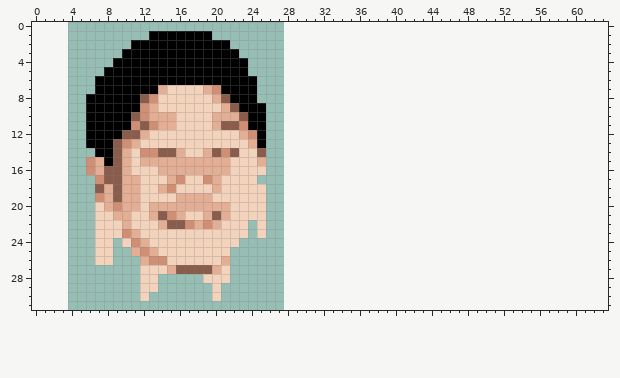
File history of a pixel-art sprite, img/naan.png. Above, as it was before the edit.
The file is 24x32 pixels. The old version is drawn lined up with the new one, on the new canvas.
New version:
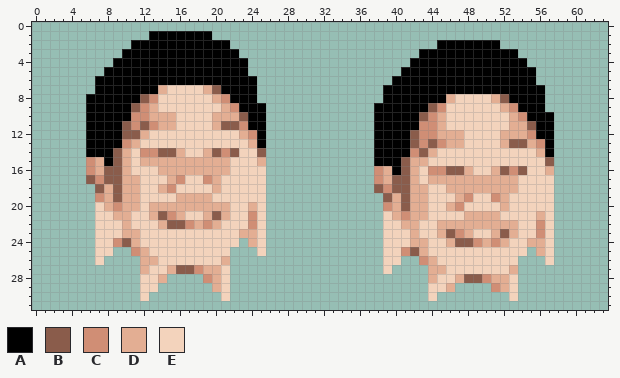
Palette (. is transparent): A #000000  B #8a5c4b  C #d08e75  D #e3ae93  E #f3d3bc
Edits made:
canvas 24x32 -> 64x32, the old top-left corner now at 4,0
Changed rows in their new state; - is an unchanged pixel.
first column x 6:
 2 ---------------------------------------AAAAAAA------
 3 -------------------------------------AAAAAAAAAAA----
 4 ------------------------------------AAAAAAAAAAAAA---
 5 -----------------------------------AAAAAAAAAAAAAAA--
 6 ----------------------------------AAAAAAAAAAAAAAAA--
 7 --------------B------------------AAAAAAAAAAAAAAAAAA-
 8 ---------------C-----------------AAAAAAADEEEEDBAAAA-
 9 -----B----------C---------------AAAAAABCEEEEEEDCAAA-
10 -----C--------------------------AAAAABCDEEEEEEEDCAAA
11 ----B---------------------------AAAAACCDEEEEEEEDDBAA
12 --------------------------------AAAABCCDDDEEEEDDDCAA
13 ---A----------------------------AAAABCBCDDEEEEDBBDCA
14 A-------------------------------AAAACBDEEEEEEEEEEEDA
15 --------------------------------AAABDDEEEEEEEEEEEEEB
16 --------------------------------CDABDECCBBDEEDBCBEED
17 B------------------E------------CDBBDEDDDDDDDDDDEEEE
18 --------------------------------BCBBDDEEDDDDDDDDEEEE
19 ---------------------------------BDBDDEEEDCEECDEEEEE
20 ------------------D--------------CDBDDEEDCEEEEDEEEEE
21 ------------------C--------------EDCDDEEEEDDDDEEEEDE
22 ------------------C--------------EEDDEEDDDDDDDDDEECE
23 ----D------------DD--------------EEEDEEDBCDEEDBDEECE
24 ---CBDE-----------DE-------------EEEDDEEDBBCDCDEEDDE
25 -----CDE-----------E-------------EECBDEEEEEEEEEEE-DE
26 --.----DE------------------------EE--CDEEEEEEEEE---E
27 ------D-----CD-------------------E----DDEEEEEEED----
28 --------D----CD-----------------------DEEDBBCDDE----
29 --------------DE----------------------EED----CDE----
30 --------------.E----------------------E--------E----
